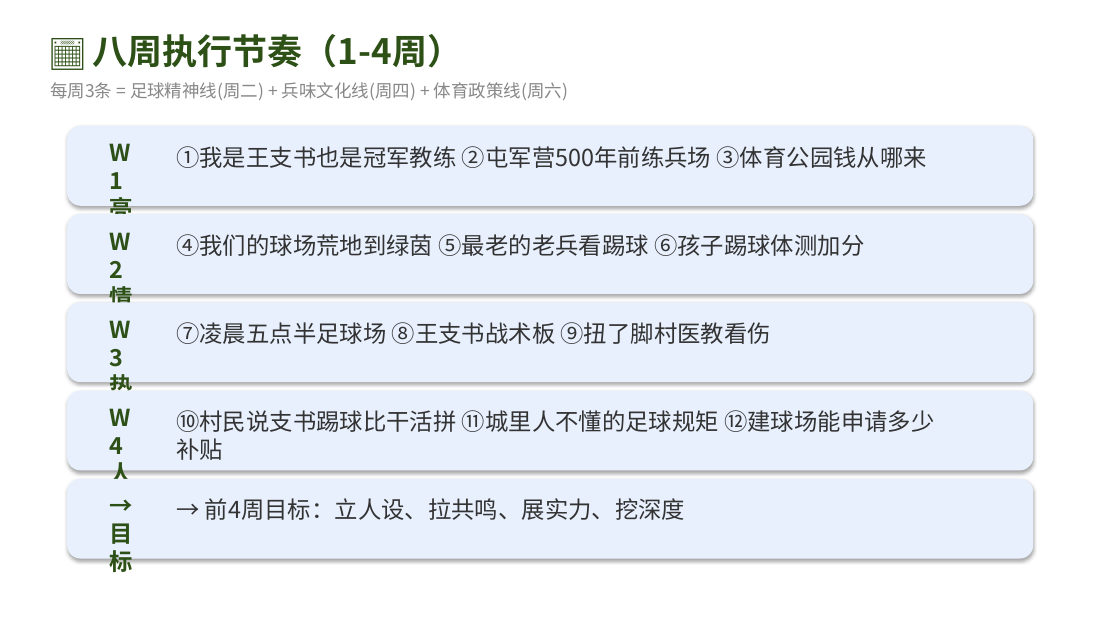
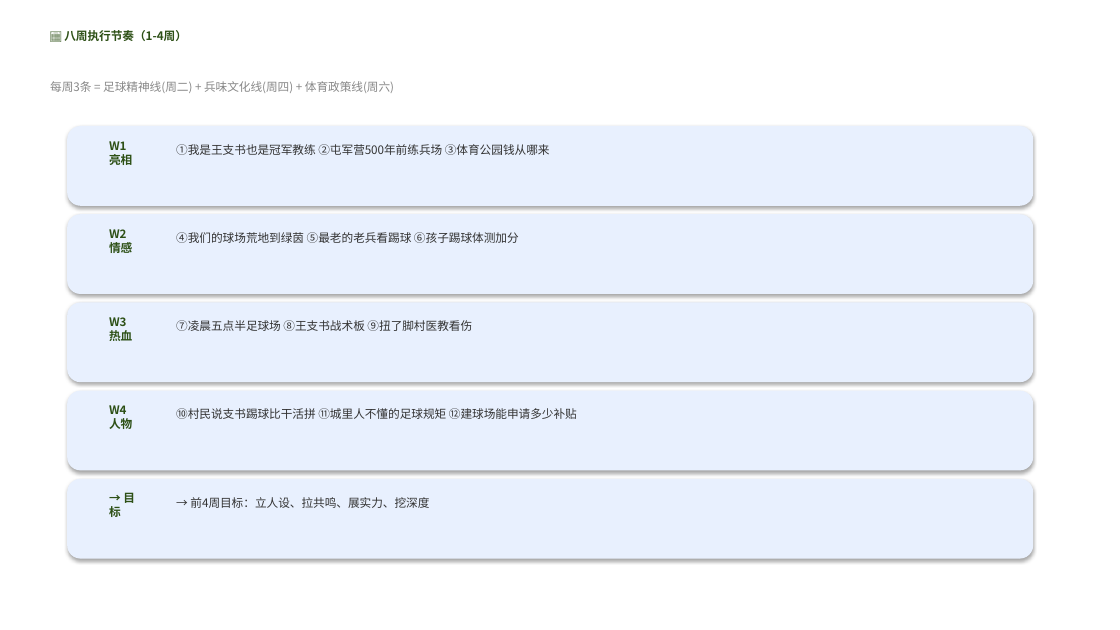
Before and after one commit to 975801846-star/workspace-outputs, a slide deck: slide 14 of tunjunying/plan_v2.pptx. Drawn at 1120x630 pixels with LibreOffice and Linux fonts; fonts in the diff are those of the drawing. Boxes give left, top, right and bottom in pixels: in the first picture for what was removed or moved away, otherwise in the second. Text is boxed around its words. In the diff, an @@ line names an element or a change of style, - is before the commit and + after.

```diff
--- a/tunjunying/plan_v2.pptx
+++ b/tunjunying/plan_v2.pptx
@@ text "📅 八周执行节奏（1-4周）" at box(64, 30, 187, 41): size 30 to 10 pt @@
@@ text "每周3条 = 足球精神线(周二) + 兵味文化线(周四) ..." at box(50, 81, 394, 93): size 15 to 10 pt @@
@@ size 20 to 10 pt in 10 elements at box(109, 141, 132, 165), box(176, 144, 550, 155), box(109, 229, 132, 256), box(176, 232, 519, 243), box(109, 317, 132, 341), box(176, 320, 472, 331), box(109, 405, 132, 429), box(176, 408, 577, 419), box(109, 493, 135, 517), box(190, 497, 429, 508) @@
```
Also in this commit, not shown: 2 other slides changed.
